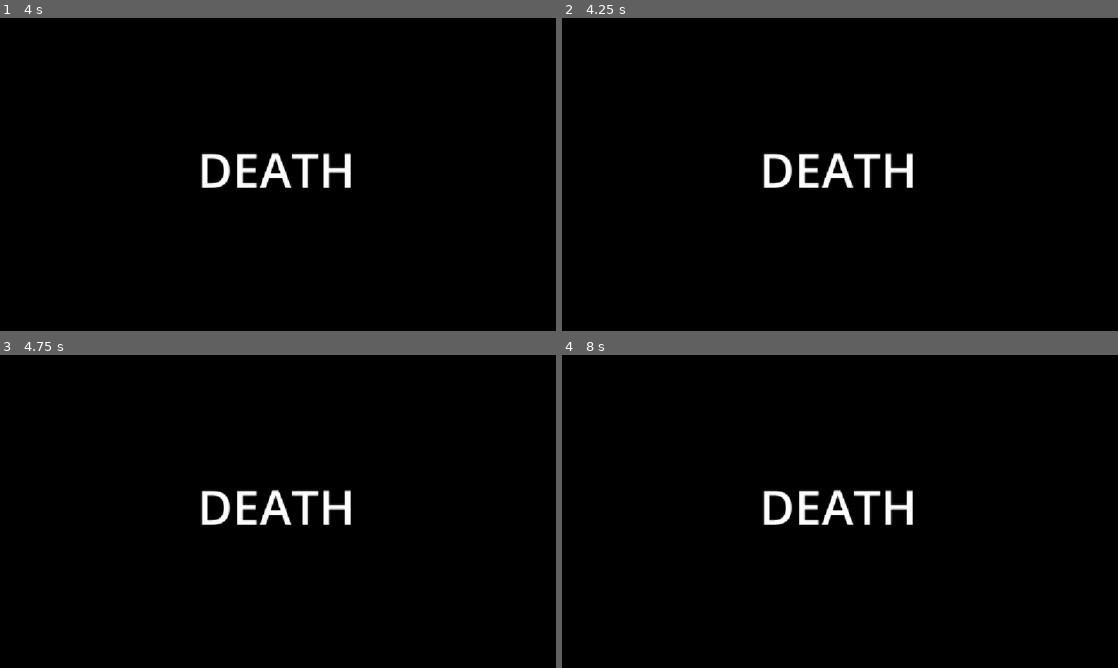
Above: before the commit, frames 1-4 (two rows, left to right).
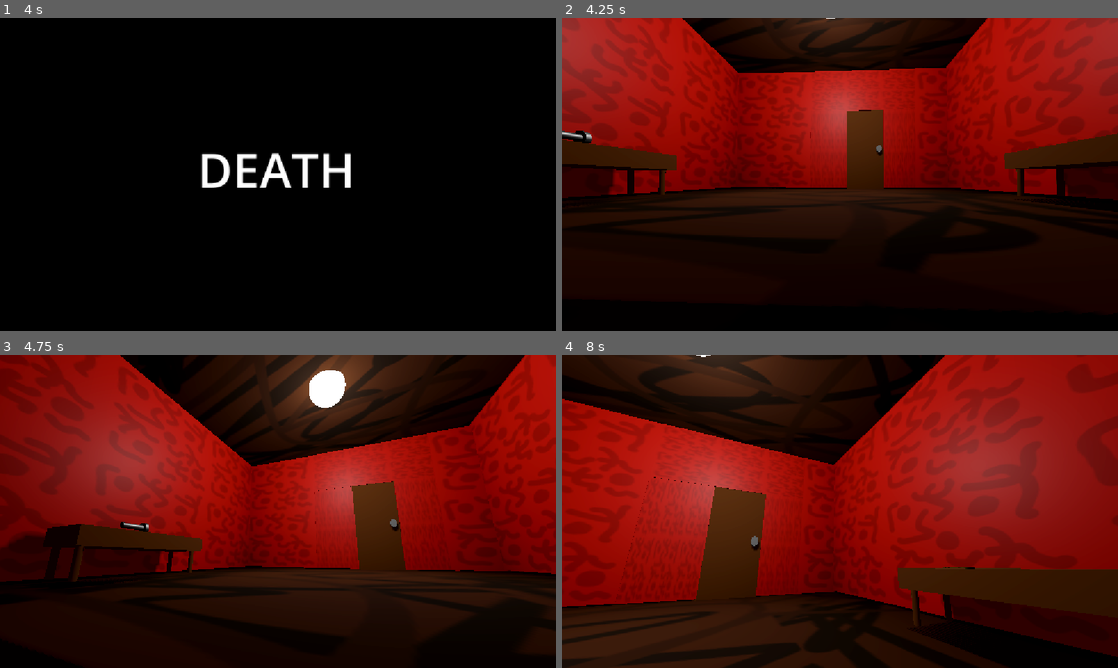
Above: after the commit, the same moments.

Repository: christiannoll/Basic3DGame
Game: Godot game, scene res://Scenes/death.tscn
The game is run twice, just before and just after one commit, with the same random seed, the same clock (stepped at 60 frames per second) and the same inputs. This scene is started directly instead of the project's main scene. The engine's default icon, where the game draws it, is replaced by a stand-in: a white triangle on a blue panel in a dark square.
Inputs (mouse positions are in pixels of both pictures, inside the frame that each line leads up to):
- Up to frame 1 (4 s): tap Enter at 0.5, 2, 3.5 s; move the mouse to (400, 158) at 0.52 s; hold D (right) 0.53-1.28 s; tap F (flashlight) at 0.6, 2.85 s; tap Space (jump) at 0.77, 1.25, 1.52, 2.75, 3.02, 3.77 s; move the mouse to (166, 190) at 1.27 s; hold S (backward) 1.28-2.03 s; tap E (interact) at 1.35, 3.6 s; move the mouse to (333, 105) at 2.02 s; hold D (right) 2.03-2.78 s; tap Shift (sprint) at 2.1 s; move the mouse to (250, 237) at 2.77 s; hold W (forward) 2.78-3.53 s; move the mouse to (444, 221) at 3.52 s; hold A (left) from 3.53 s (still down)
- Up to frame 2 (4.25 s): keep holding A (left)
- Up to frame 3 (4.75 s): keep holding A (left); move the mouse to (111, 464) at 4.27 s; tap Shift (sprint) at 4.35 s; tap Space (jump) at 4.52 s
- Up to frame 4 (8 s): move the mouse to (867, 511) at 5.02 s; release A (left) at 5.03 s; hold S (backward) 5.03-5.78 s; tap F (flashlight) at 5.1, 7.35 s; move the mouse to (756, 433) at 5.77 s; hold D (right) 5.78-6.53 s; tap E (interact) at 5.85 s; tap Space (jump) at 6.02, 6.77, 7.52 s; move the mouse to (962, 495) at 6.52 s; hold W (forward) 6.53-7.28 s; tap Shift (sprint) at 6.6 s; move the mouse to (728, 527) at 7.27 s; hold D (right) from 7.28 s (still down)

Frame 1 is identical in both runs. In frame 2, 68% of the frame differs, in the area x 0-100%, y 0-88%; in frame 3, 78%; in frame 4, 87%, in the area x 0-100%, y 0-100%.
Error before the commit: Invalid call. Nonexistent function 'current_scene_to_file' in base 'SceneTree'. (res://Scripts/death.gd:8)

Commit message:
Fixed an issue in death script

Diff:
--- a/Scripts/death.gd
+++ b/Scripts/death.gd
@@ -5,4 +5,4 @@
 # Called when the node enters the scene tree for the first time.
 func _ready() -> void:
 	await get_tree().create_timer(4.0, false).timeout
-	get_tree().current_scene_to_file("res://Scenes/" + scene_name + ".tscn")
+	get_tree().change_scene_to_file("res://Scenes/" + scene_name + ".tscn")
